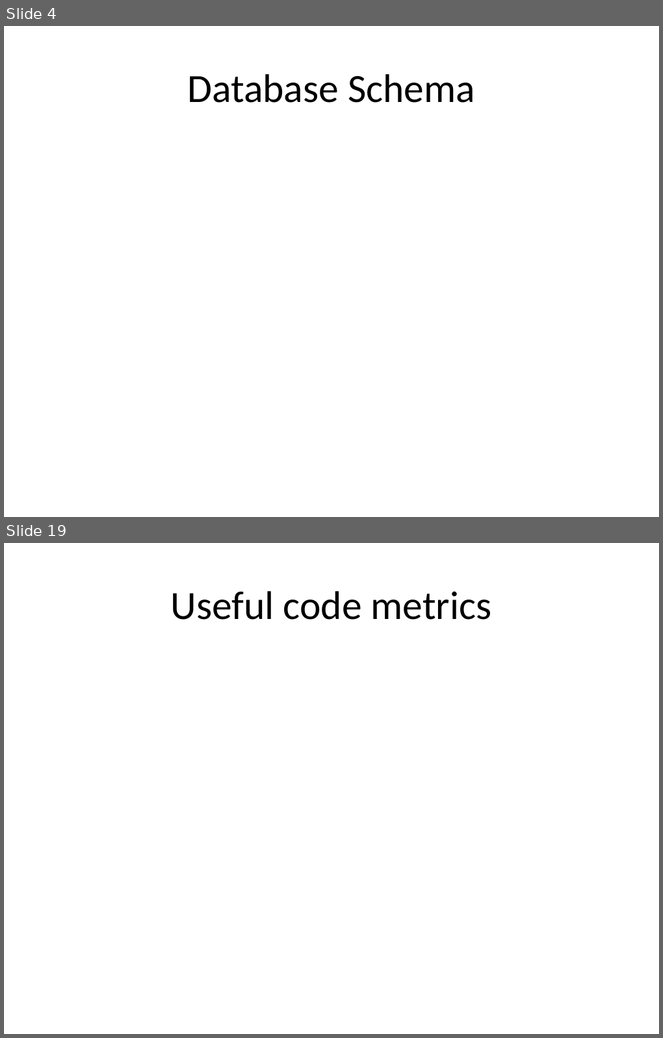
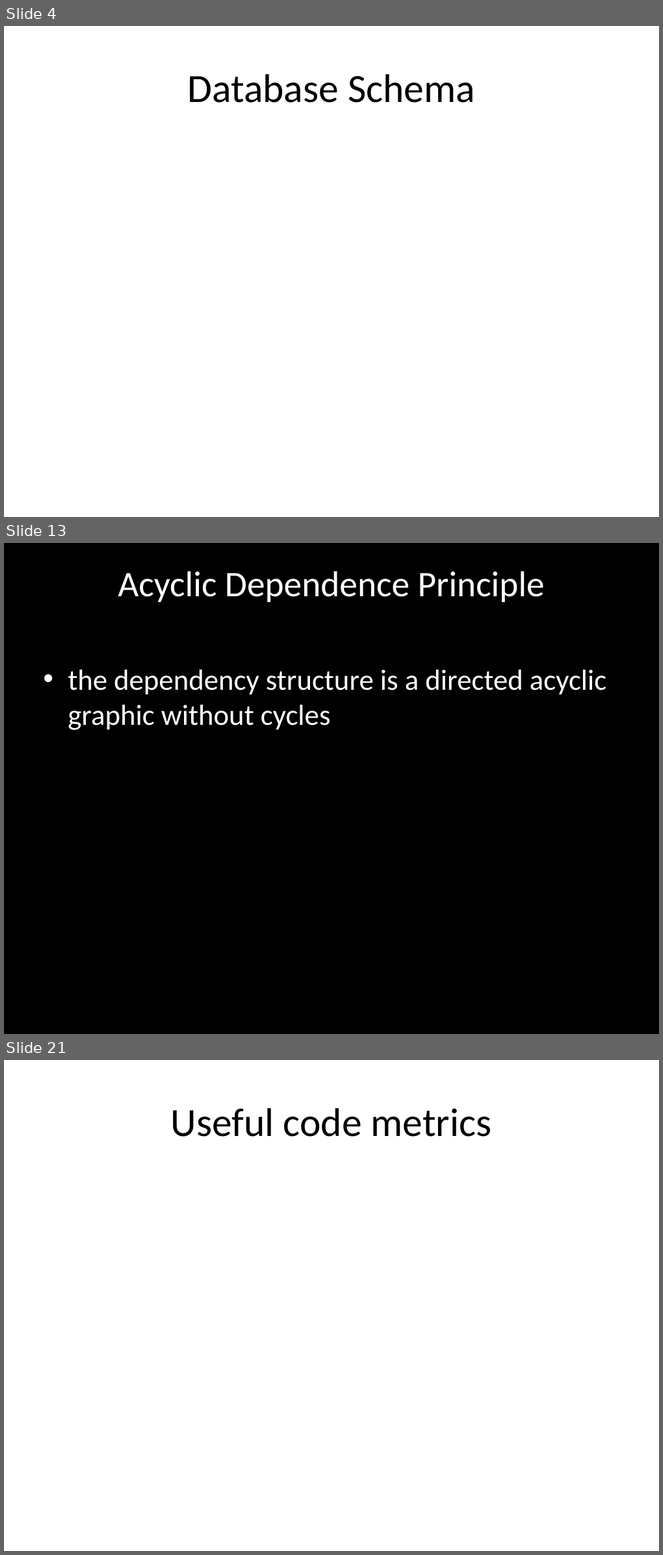
Before and after one commit to lqi/sensiblephp, a slide deck: docs/FinalProjectPresentation.pptx. Shown one above the other, each under a label of ours: slides 4 and 19 before the commit, slides 4, 13 and 21 after it; the slides between them are not shown. The pictures are 663x1038 and 663x1555 pixels, drawn with LibreOffice and Linux fonts; fonts in the diff are those of the drawing. Boxes give left, top, right and bottom in pixels: in the first picture for what was removed or moved away, otherwise in the second. Text is boxed around its words. In the diff, an @@ line names an element or a change of style, - is before the commit and + after.

```diff
--- a/docs/FinalProjectPresentation.pptx
+++ b/docs/FinalProjectPresentation.pptx
@@ slide 13 added at (4,543,659,1034), background #000000 @@
@@ title added at (118,571,545,602), 39.6 pt, text #FFFFFF @@
+Acyclic Dependence Principle
@@ text added at (68,670,607,730), 32 pt, text #FFFFFF @@
+• the dependency structure is a directed acyclic graphic without cycles
@@ what was slide 19 is now slide 21 @@
```
Also in this commit, not shown: 14 slides changed, 1 other slide added.
